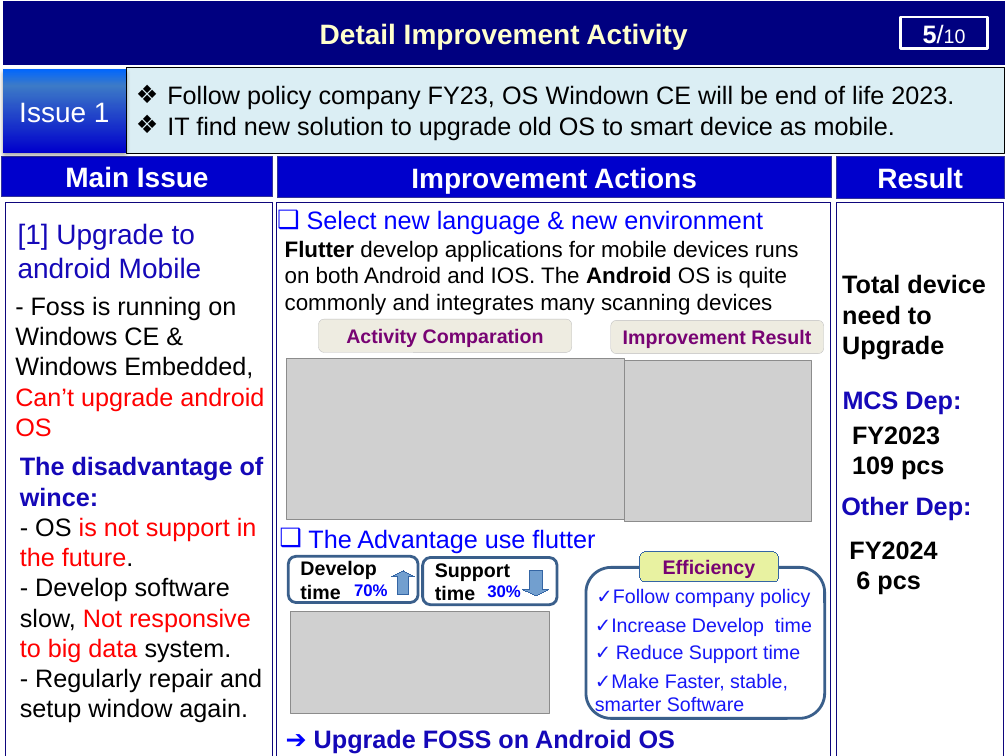
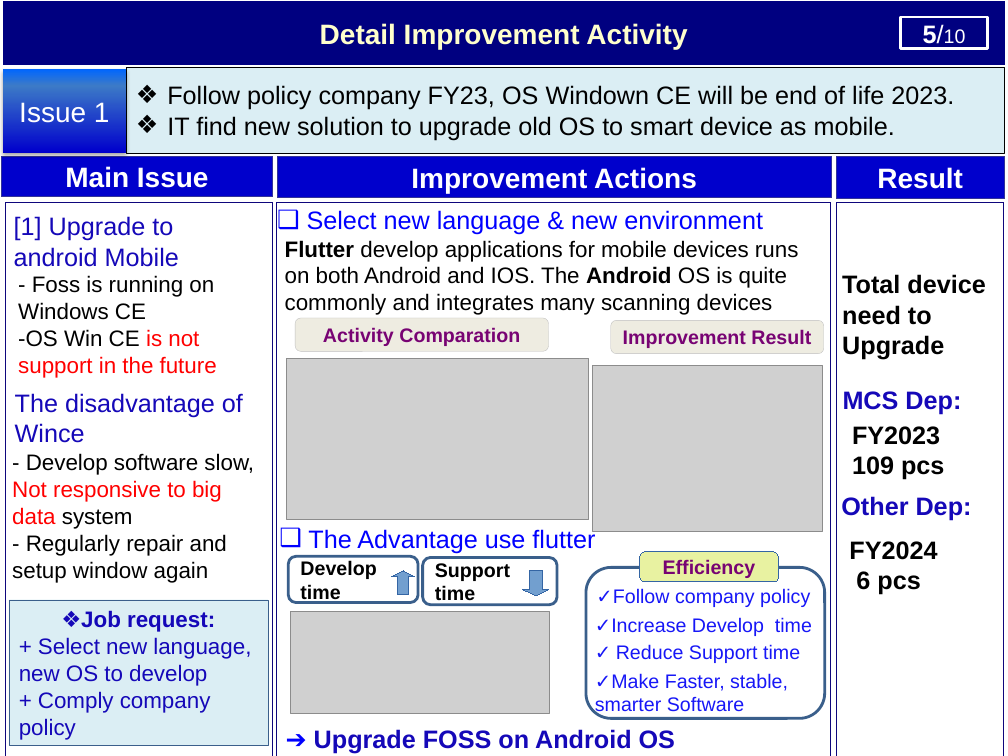
Before and after one commit to thietbicongnghevietnam/ReportPSNV, a slide deck: slide 6 of Report_test.pptx (slide 8 before the commit). Drawn at 1008x756 pixels with LibreOffice and Linux fonts; fonts in the diff are those of the drawing; grey boxes stand for pictures. Boxes give left, top, right and bottom in pixels: in the first picture for what was removed or moved away, otherwise in the second. Text is boxed around its words. In the diff, an @@ line names an element or a change of style, - is before the commit and + after.

```diff
--- a/Report_test.pptx
+++ b/Report_test.pptx
@@ text "[1] Upgrade to android Mobile": place and size @@
-text "[1] Upgrade to android Mobile" at (18, 223, 202, 279)
+text "[1] Upgrade to android Mobile" at (14, 216, 179, 267)
@@ text "[1] Upgrade to android Mobile" at (14, 216, 179, 267): size 20 to 18 pt @@
@@ text at (18, 275, 217, 378): text changed; size 18 to 16 pt @@
-- Foss is running on Windows CE &
-Windows Embedded,
-Can’t upgrade android OS
+- Foss is running on Windows CE
+-OS Win CE is not support in the future
@@ rounded rectangle "Activity Comparation": place and size @@
-rounded rectangle "Activity Comparation" at (319, 320, 572, 353)
+rounded rectangle "Activity Comparation" at (295, 318, 548, 351)
@@ picture: place and size @@
-picture at (286, 358, 624, 519)
+picture at (286, 358, 589, 519)
@@ picture: place and size @@
-picture at (624, 360, 811, 521)
+picture at (593, 365, 823, 531)
@@ text added at (15, 393, 243, 443), 18 pt, text #1508B8 @@
+The disadvantage of Wince
@@ text at (12, 453, 254, 583): text changed; size 18 to 16 pt @@
-The disadvantage of wince:
-- OS is not support in the future.
-- Develop software slow, Not responsive to big data system.
-- Regularly repair and setup window again.
+- Develop software slow, Not responsive to big data system
+- Regularly repair and setup window again
@@ text removed at (354, 584, 388, 596) @@
-70%
@@ text removed at (487, 585, 521, 597) @@
-30%
@@ rectangle added at (9, 600, 268, 745), fill #DBEEF4, outline #3A5F8C 0.25 pt, 16 pt, text #1508B8 @@
+❖Job request:
++ Select new language, new OS to develop
++ Comply company policy
```
Also in this commit, not shown: 7 other slides changed, 1 slide removed, 1 other file.
